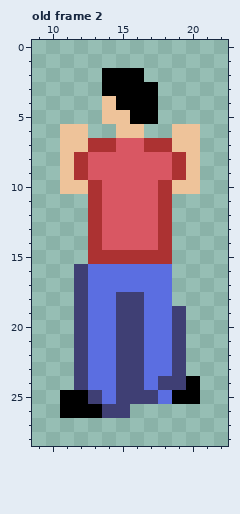
One commit to this pixel-art file: climberV3.aseprite. That is the earlier state.
32x32 pixels, 2 frames. Shown: old frame 2: x 9..22, y 0..28. The commit also changed other frames, which this record leaves out.
The same view after the edit:
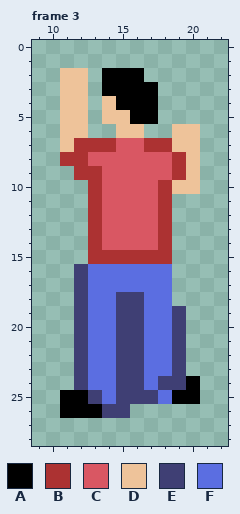
Palette (. is transparent): A #000000  B #ac3232  C #d95763  D #eec39a  E #3f3f74  F #5b6ee1
A new or re-ordered frame is compared with the old frame closest to it.
What changed:
frames 2 -> 4
Frame 3 is new; against old frame 2:
Colour B replaces colour C in row 9 at x 13.
Colour B replaces colour D in row 7 at x 12; in row 8 at x 11.
Colour D is added in rows 2 to 5 at x 11 to 12.
The edit erases colour D in row 9 at x 11; in row 10 at x 11 to 12.
